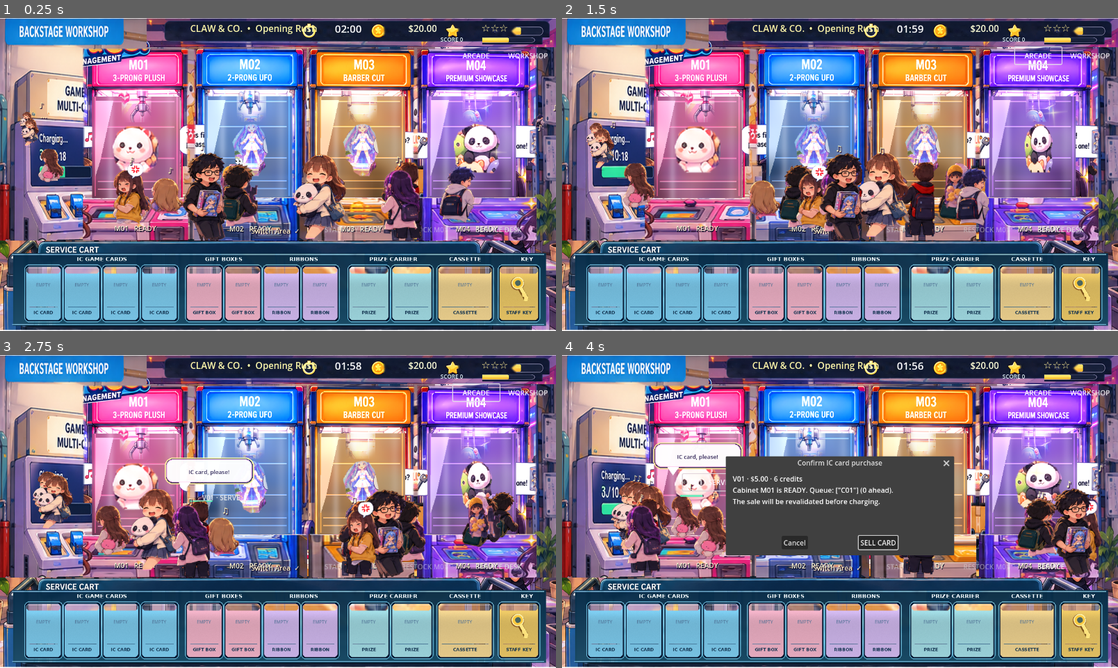
Above: before the commit, frames 1-4 (two rows, left to right).
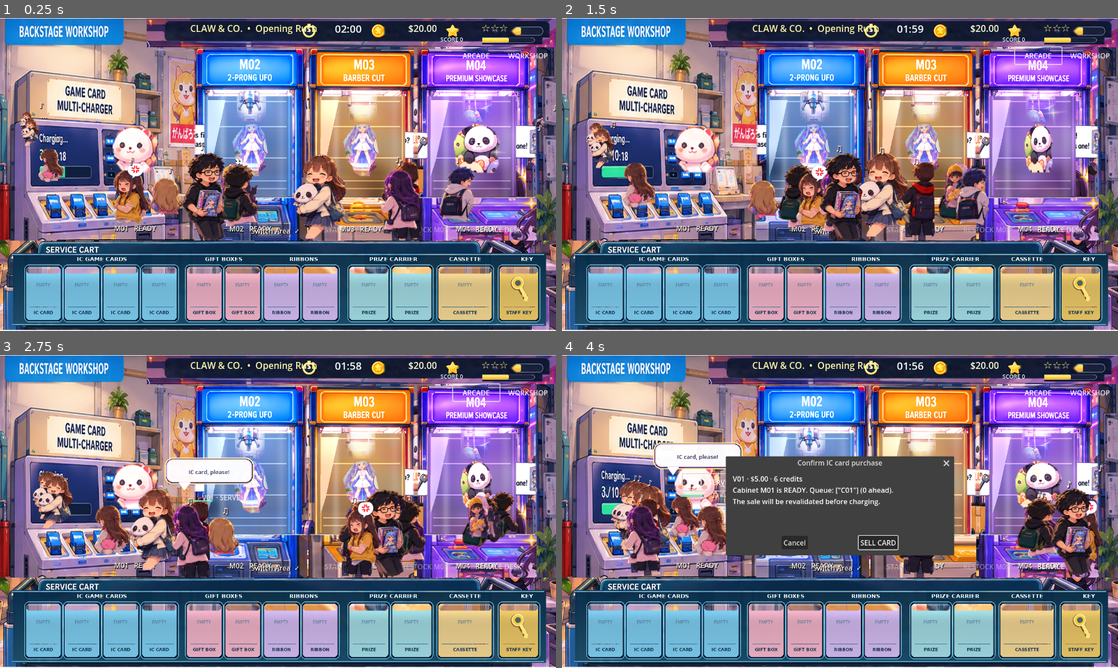
Above: after the commit, the same moments.

Repository: flyingdurian/claw-and-co
Game: Godot game, scene res://scenes/Main.tscn
The game is run twice, just before and just after one commit, with the same random seed, the same clock (stepped at 60 frames per second) and the same inputs.
Inputs (mouse positions are in pixels of both pictures, inside the frame that each line leads up to):
- Up to frame 1 (0.25 s): no input
- Up to frame 2 (1.5 s): click "ARCADE" at 0.5 s; click "ARCADE" at 1.25 s
- Up to frame 3 (2.75 s): click (133, 483) at 2.02 s
- Up to frame 4 (4 s): click "V01 · SERVE" at 2.75 s; click "SERVICE DESK" at 3.5 s

The runs differ from the first frame. In frame 1, 8.7% of the frame differs, in the area x 14-34%, y 9-72%; in frame 2, 10%; in frame 3, 7.5%; in frame 4, 5.8%.

Commit message:
Integrate owner-approved M01 V3.1 rig into existing MachineView presentation adapter only

Diff:
--- a/scripts/presentation/MachineView.gd
+++ b/scripts/presentation/MachineView.gd
@@ -31,6 +31,7 @@
 var stock_sprites: Array = []
 var loaded_items: Array = []
 var last_machine_state: String = ""
+var m01_v31_rig: Node2D = null
 
 func _ready() -> void:
     initial_position = mechanism.position
@@ -46,6 +47,19 @@
         move_child(p, get_children().find($ChutePrize))
         stock_sprites.append(p)
     sparkle.texture = load("res://art/living/sparkle.png") as Texture2D
+    # The approved V3.1 gantry is a child of the ORIGINAL cabinet's art
+    # transform, so its 1024x1536 coordinates scale identically with the frame.
+    # All M02-M04 machines and authoritative transactions are unchanged.
+    if machine_id=="M01":
+        artwork.texture=load("res://art/m01_v31/M01Cabinet.png") as Texture2D
+        artwork.position=Vector2(0,27)
+        artwork.scale=Vector2.ONE*(242.0/1024.0)
+        mechanism.visible=false
+        interior.visible=false
+        glass.visible=false
+        marquee.visible=false
+        m01_v31_rig=load("res://scenes/r5/M01V31GantryRig.tscn").instantiate() as Node2D
+        artwork.add_child(m01_v31_rig)
 
 func _stock_items(snapshot: Dictionary) -> Array:
     var contents: Array = []
@@ -209,6 +223,10 @@
     if state=="CHANGEOVER":
         glass.position.y += 4.0*sin(float(tick)*.22)
         marquee.modulate.a = .25+.28*(1.0+sin(float(tick)*.32))*.5
+    if machine_id=="M01" and m01_v31_rig!=null:
+        # Read-only adapter driven by the existing authoritative machine state
+        # and authored attempts. No prize or money logic is duplicated.
+        m01_v31_rig.call("apply_machine_presentation",state,progress,tick)
     if sparkle.visible:
         sparkle.scale = Vector2.ONE*(.65+.22*sin(float(tick)*.22))
         sparkle.rotation = .10*sin(float(tick)*.19)
